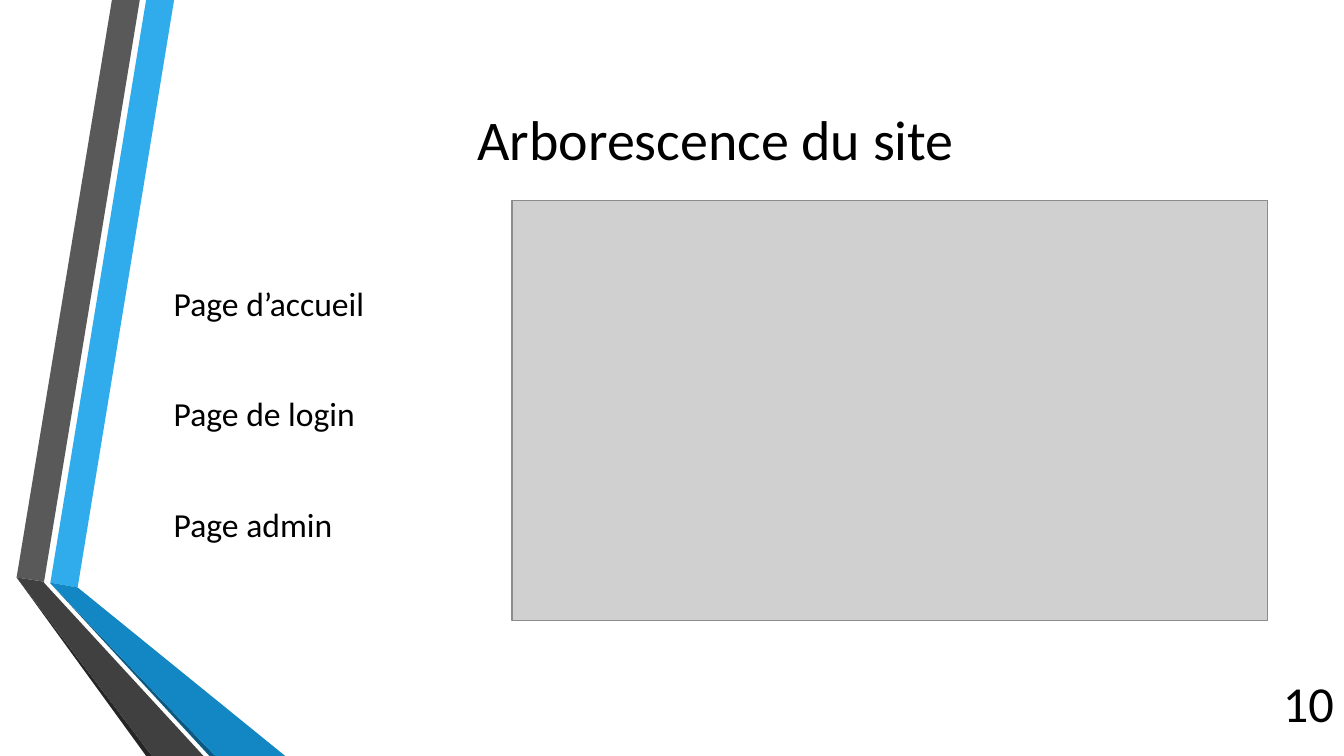
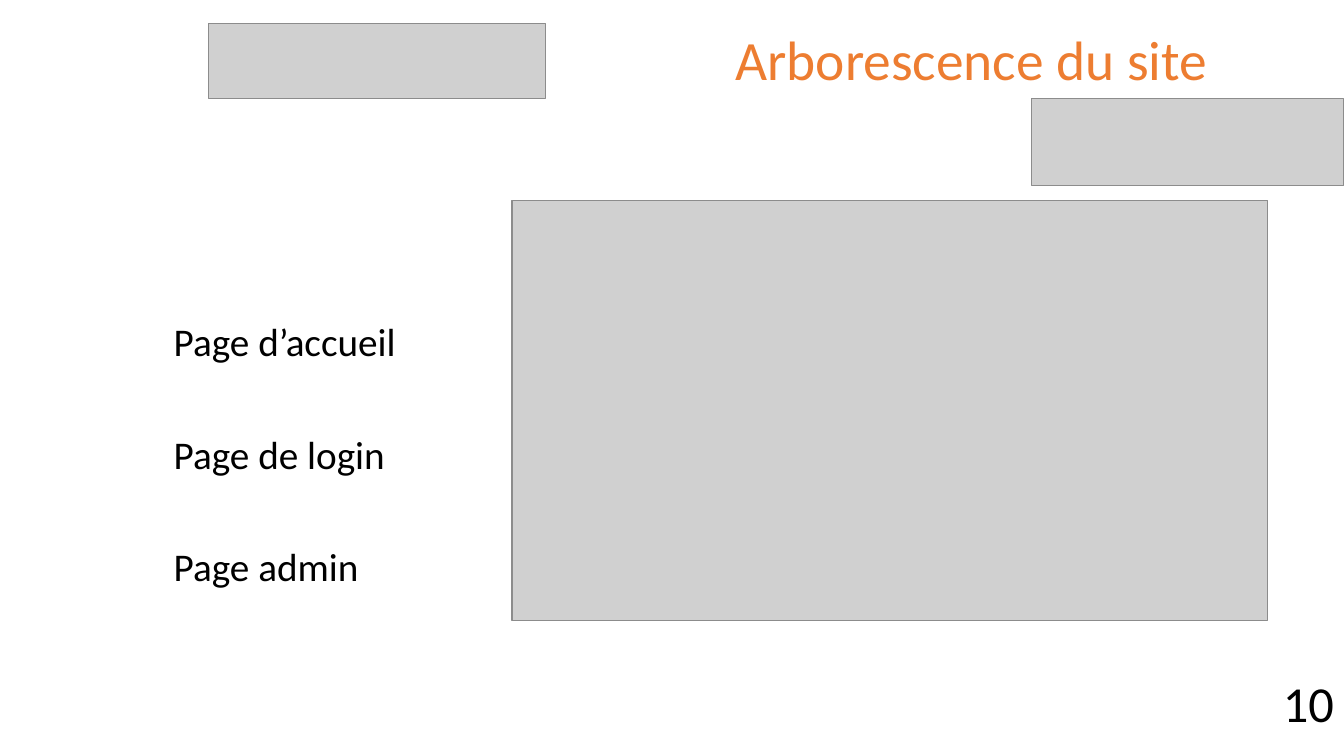
Before and after one commit to Thibaut-Comte/projetIT, a slide deck: slide 10 of PrésentationBourseEchangeSCPI.pptx. Drawn at 1344x756 pixels with LibreOffice and Linux fonts; fonts in the diff are those of the drawing; grey boxes stand for pictures; background and template pictures are left out. Boxes give left, top, right and bottom in pixels: in the first picture for what was removed or moved away, otherwise in the second. Text is boxed around its words. In the diff, an @@ line names an element or a change of style, - is before the commit and + after.

```diff
--- a/PrésentationBourseEchangeSCPI.pptx
+++ b/PrésentationBourseEchangeSCPI.pptx
@@ picture added at [209, 23, 544, 99] @@
@@ title "Arborescence du site": place and size @@
-title "Arborescence du site" at [478, 121, 954, 161]
+title "Arborescence du site" at [735, 41, 1207, 81]
@@ title "Arborescence du site" at [735, 41, 1207, 81]: size 40 to 39.6 pt, text colour #000000 to #ED7D31; line spacing 1 to 0.9 @@
@@ picture added at [1032, 99, 1344, 186] @@
@@ text "Page d’accueil" at [174, 328, 395, 588]: size 24 to 28 pt; line spacing 1 to 0.9; vertical alignment middle to top @@
@@ group removed at [16, 0, 285, 756]: 6 freeform shapes @@
```
Also in this commit, not shown: 19 other slides changed.
